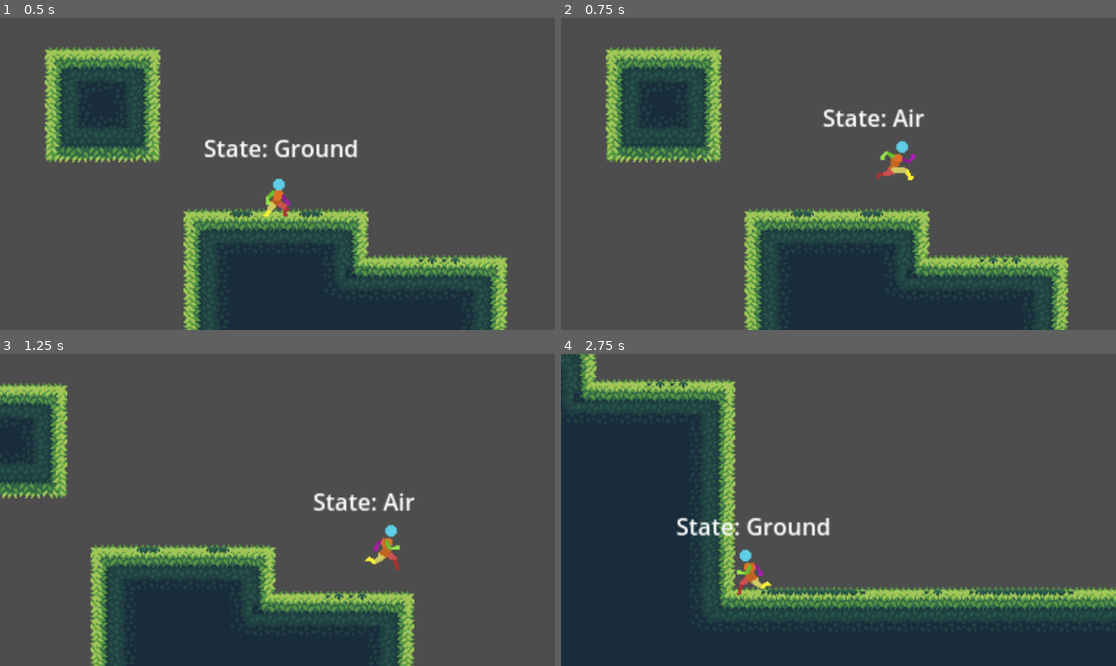
Above: before the commit, frames 1-4 (two rows, left to right).
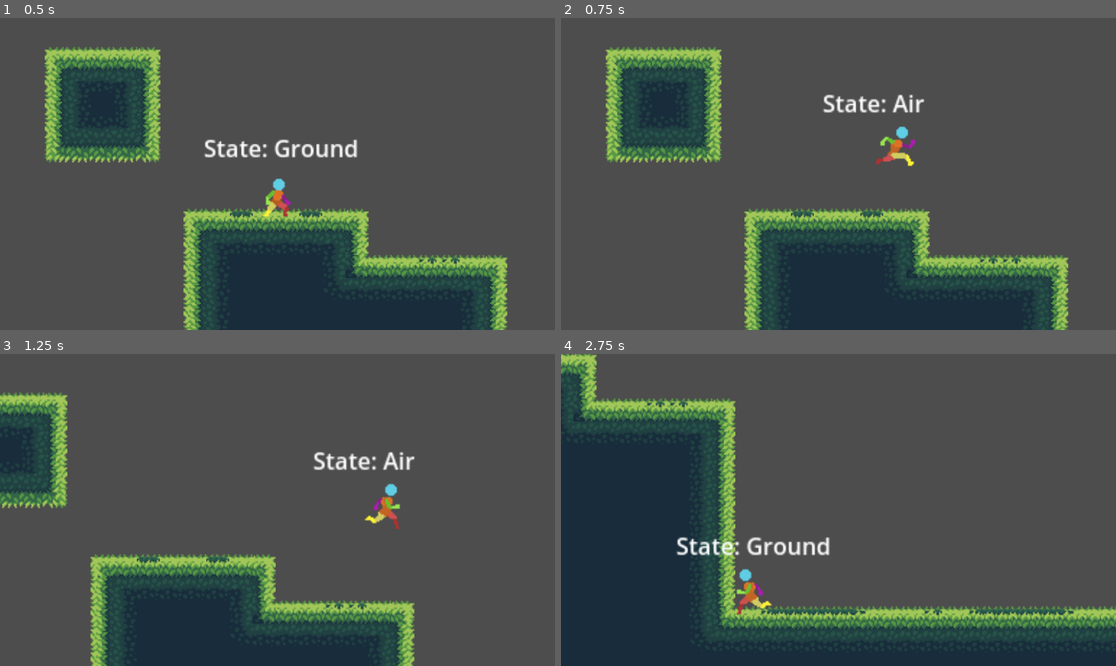
Above: after the commit, the same moments.

Repository: Allus-Interactive/platform-combat-game
Game: Godot game, scene res://scenes/main.tscn
Same seed, same stepped clock (60 frames per second), same inputs: the game is played once before the commit and once after it.
Inputs:
- Up to frame 1 (0.5 s): no input
- Up to frame 2 (0.75 s): tap Enter at 0.5 s; hold D (move_right) from 0.53 s (still down); hold Space (jump) from 0.53 s (still down)
- Up to frame 3 (1.25 s): keep holding D (move_right); keep holding Space (jump)
- Up to frame 4 (2.75 s): release Space (jump) at 1.28 s; tap O (roll) at 1.35 s; tap Space (jump) at 1.52, 1.55, 1.82 s; release D (move_right) at 2.03 s; hold A (move_left) from 2.03 s (still down); hold Space (jump) from 2.03 s (still down); tap F (toggle_weapon) at 2.1 s

Frame 1 is identical in both runs. In frame 2, 1.7% of the frame differs, in the area x 47-66%, y 24-53%; in frame 3, 11%; in frame 4, 17%, in the area x 0-100%, y 0-92%.

Commit message:
updated jump velocity values

Diff:
--- a/scripts/air_state.gd
+++ b/scripts/air_state.gd
@@ -3,11 +3,11 @@
 class_name Airstate
 
 @export var ground_state : PlayerState
-@export var double_jump_velocity : float = -100.0
+@export var double_jump_velocity : float = -150.0
 
 var has_double_jumped : bool = false
 
-func state_process(delta):
+func state_process(_delta):
 	if character.is_on_floor():
 		next_state = ground_state
 
--- a/scripts/ground_state.gd
+++ b/scripts/ground_state.gd
@@ -2,7 +2,7 @@
 
 class_name GroundState
 
-@export var jump_velocity : float = -150.0
+@export var jump_velocity : float = -200.0
 @export var air_state : PlayerState
 
 func state_input(event : InputEvent):
